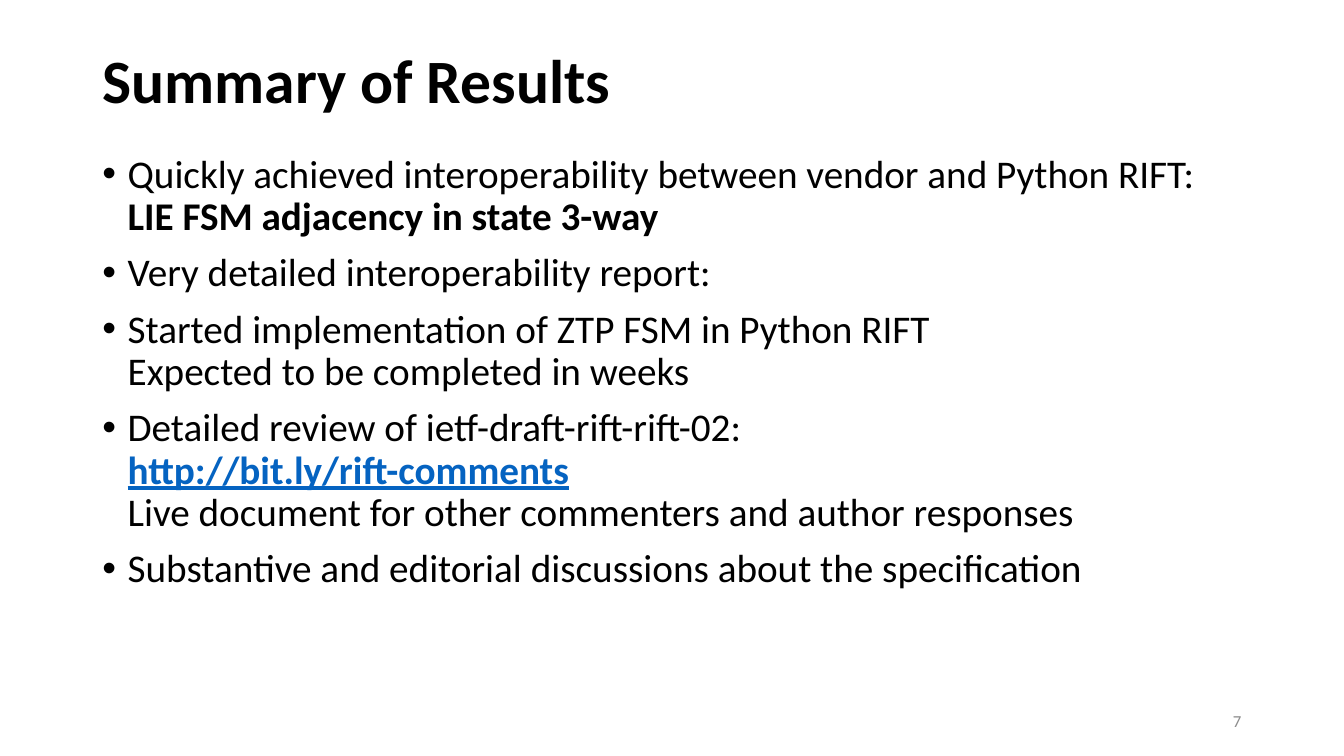
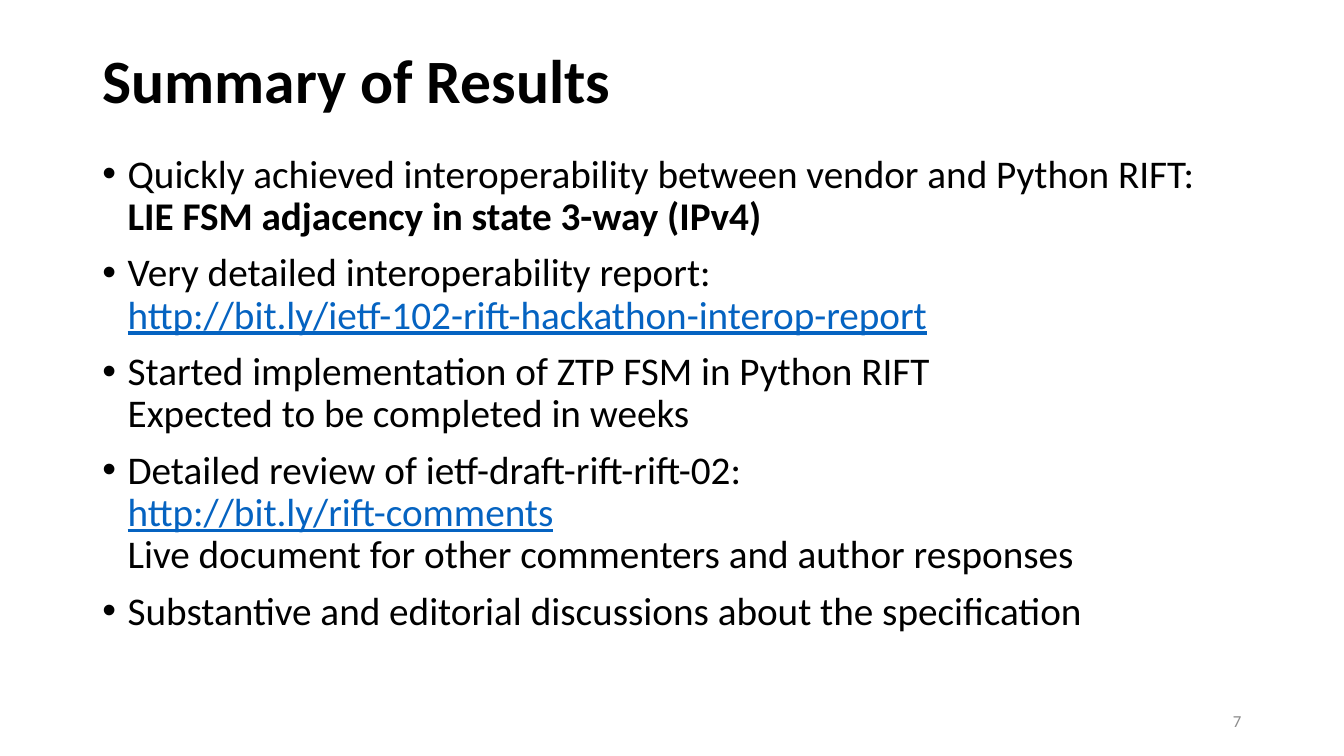
Before and after one commit to brunorijsman/rift-python, a slide deck: slide 7 of ietf-102/ietf-102-rift-hackathon-slides.pptx. Drawn at 1344x756 pixels with LibreOffice and Linux fonts; fonts in the diff are those of the drawing. Boxes give left, top, right and bottom in pixels: in the first picture for what was removed or moved away, otherwise in the second. Text is boxed around its words. In the diff, an @@ line names an element or a change of style, - is before the commit and + after.

Commit message:
Update slides

```diff
--- a/ietf-102/ietf-102-rift-hackathon-slides.pptx
+++ b/ietf-102/ietf-102-rift-hackathon-slides.pptx
@@ text at (128, 160, 1194, 336): text changed @@
-• Quickly achieved interoperability between vendor and Python RIFT:
-  LIE FSM adjacency in state 3-way
-• Very detailed interoperability report:
+• Quickly achieved interoperability between vendor and Python RIFT:
+  LIE FSM adjacency in state 3-way (IPv4)
+• Very detailed interoperability report:
+  http://bit.ly/ietf-102-rift-hackathon-interop-report
@@ text at (128, 456, 1074, 575): bold off in "http://bit.ly/rift-comments" @@
```
